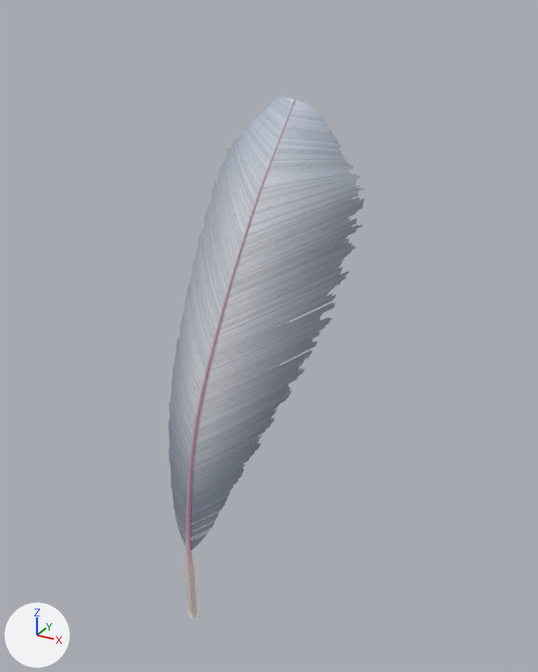
What one commit did to the glTF model public/pluma.glb.
Camera for both pictures: a 50 mm lens placed at (1.77, -3.03, 1.96), pointed at (0.0, 0.18, 0.36). The axes (+X, +Y, +Z) are drawn at lower left. The lights are the same throughout. The older version comes first. Where no turn or scale is listed for an object, it has been applied to the vertices. Vertices at exactly the same position are counted once.

The first picture shows 'Raquis', 'Vexilo_derecho', 'Vexilo_izquierdo'.
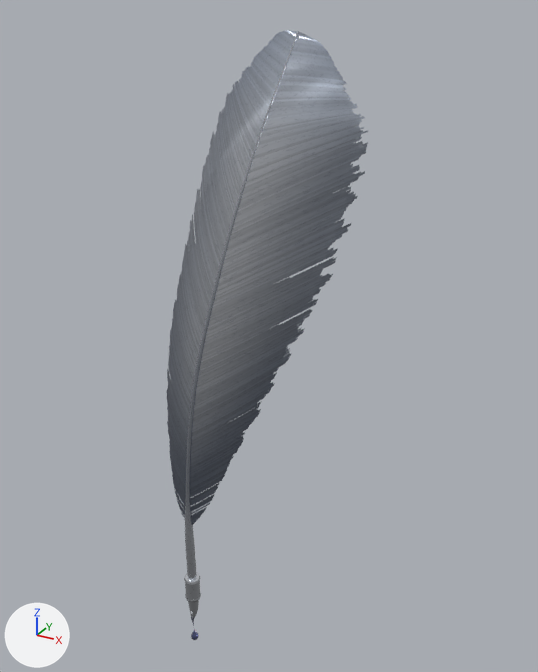
Commit message: Pluma plateada con plumín de escritura y tinta holográfica

Patch to the scene script:
```diff
--- a/public/pluma.glb.py
+++ b/public/pluma.glb.py
@@ mat_material_0 @@
 n0 = _N.new('ShaderNodeBsdfPrincipled'); n0.name = 'Principled BSDF'
 n0.inputs[2].default_value = 0.55  # 'Roughness'
+n0.inputs[1].default_value = 1.0  # 'Metallic'
+n0.inputs[15].default_value = 0.6  # 'Anisotropic'
 n1 = _N.new('ShaderNodeOutputMaterial'); n1.name = 'Material Output'
@@ mat_material_1 @@
 n0 = _N.new('ShaderNodeBsdfPrincipled'); n0.name = 'Principled BSDF'
 n0.inputs[2].default_value = 0.4  # 'Roughness'
+n0.inputs[1].default_value = 1.0  # 'Metallic'
 n1 = _N.new('ShaderNodeOutputMaterial'); n1.name = 'Material Output'
@@ me_mesh_0 @@
-me_mesh_0.from_pydata(...)  # 811 vertices, 1432 faces; spans x -0.13..0.81, y -0.11..0.21, z 0.56..3.2
+me_mesh_0.from_pydata(...)  # 811 vertices, 1432 faces; spans x -0.13..0.8, y -0.11..0.21, z 0.46..3.2
+# me_mesh_0 part 1: the whole mesh is scaled about its middle by (1.01, 0.973, 1.04), then moved by (-0.01, 0.0, -0.05)
 me_mesh_0.materials.append(mat_material_0)
@@ me_mesh_1 @@
-me_mesh_1.from_pydata(...)  # 811 vertices, 1432 faces; spans x -0.26..0.48, y -0.11..0.16, z 0.56..3.2
+me_mesh_1.from_pydata(...)  # 811 vertices, 1432 faces; spans x -0.28..0.48, y -0.11..0.15, z 0.46..3.2
+# me_mesh_1 part 2: the whole mesh is multiplied about its middle by the matrix ((1.036, 0.048, -0.007), (0.017, 1.029, -0.01), (0.037, -0.008, 1.03)), then moved by (0.0, 0.0, -0.05)
 me_mesh_1.materials.append(mat_material_0)
@@ me_mesh_2 @@
 me_mesh_2.from_pydata(...)  # 393 vertices, 776 faces; spans x -0.19..0.48, y -0.12..0.1, z 0.0..3.2
+# me_mesh_2 part 3: 368 faces centred in x -0.13..0.18, y -0.12..-0.04, z 0.64..2.14 are repainted in the vertex colours; the middle colour goes from pink #daacc2 to light grey #c6ccd8
+# me_mesh_2 part 4: 120 faces centred in x -0.18..-0.11, y -0.06..0.02, z 0.0..0.46 are repainted in the vertex colours; the middle colour goes from pale pink #efddd6 to white #e4e8ef
+# me_mesh_2 part 5: 288 faces centred in x -0.15..0.48, y -0.1..0.09, z 0.5..3.18 are repainted in the vertex colours; the middle colour goes from pale pink #e0bfcf to light grey #d5dae3
 me_mesh_2.materials.append(mat_material_1)
@@ ob_vexilo_derecho @@
 ob_vexilo_derecho = bpy.data.objects.new('Vexilo_derecho', me_mesh_0)
-ob_vexilo_derecho.location = (-0.272, -0.044, -1.601)
+ob_vexilo_derecho.location = (-0.262, -0.042, -1.325)
@@ ob_vexilo_izquierdo @@
 ob_vexilo_izquierdo = bpy.data.objects.new('Vexilo_izquierdo', me_mesh_1)
-ob_vexilo_izquierdo.location = (-0.272, -0.044, -1.601)
+ob_vexilo_izquierdo.location = (-0.262, -0.042, -1.325)
@@ ob_raquis @@
 ob_raquis = bpy.data.objects.new('Raquis', me_mesh_2)
-ob_raquis.location = (-0.272, -0.044, -1.601)
+ob_raquis.location = (-0.262, -0.042, -1.325)
@@ ob_gota_tinta @@
+ob_gota_tinta = bpy.data.objects.new('Gota_tinta', me_mesh_7)  # 866 vertices, 1728 faces; spans x -0.2187..-0.1711, y 0.0189..0.0666, z -0.5536..-0.4264; in mat_tinta_holografica (blue #6b74a8)
+ob_gota_tinta.location = (-0.262, -0.042, -1.325)
@@ ob_plumin_b @@
+ob_plumin_b = bpy.data.objects.new('Plumin_b', me_mesh_5)  # 1127 vertices, 2112 faces; spans x -0.19..-0.131, y -0.026..0.041, z -0.445..-0.126; in mat_material_2 (white #e9edf3)
+ob_plumin_b.location = (-0.262, -0.042, -1.325)
@@ ob_virola @@
+ob_virola = bpy.data.objects.new('Virola', me_mesh_3)  # 338 vertices, 672 faces; spans x -0.217..-0.11, y -0.051..0.06, z -0.151..0.043; in mat_material_2 (white #e9edf3)
+ob_virola.location = (-0.262, -0.042, -1.325)
```

Pixel boxes [x1, y1, x2, y2] of what changed, in the pictures (538 x 672 px; the box of a moved part takes in the faces that stretch with it):
'Vexilo_derecho', surface changed, moved, rescaled (9% taller)
    before: [190, 99, 364, 550]
    after: [190, 32, 368, 525]
'Vexilo_izquierdo', surface changed, reshaped, moved (darker, 9% taller)
    before: [168, 97, 294, 547]
    after: [166, 30, 298, 520]
'Raquis', surface changed, recoloured, moved
    before: [185, 98, 296, 618]
    after: [185, 31, 299, 580]
'Virola', added
    after: [184, 572, 201, 603]
'Plumin_b', added
    after: [190, 600, 199, 619]
'Gota_tinta', added
    after: [191, 629, 198, 640]
part 1 of me_mesh_0, moved or reshaped
    before: [190, 132, 364, 550]
    after: [190, 68, 368, 525]
part 2 of me_mesh_1, moved or reshaped
    before: [168, 113, 282, 547]
    after: [166, 49, 284, 520]
part 3 of me_mesh_2, recoloured
    before: [186, 317, 222, 546]
    after: [185, 264, 223, 509]
part 4 of me_mesh_2, recoloured
    before: [185, 561, 197, 618]
    after: [185, 525, 197, 580]
part 5 of me_mesh_2, recoloured
    before: [185, 98, 296, 563]
    after: [185, 31, 299, 527]
